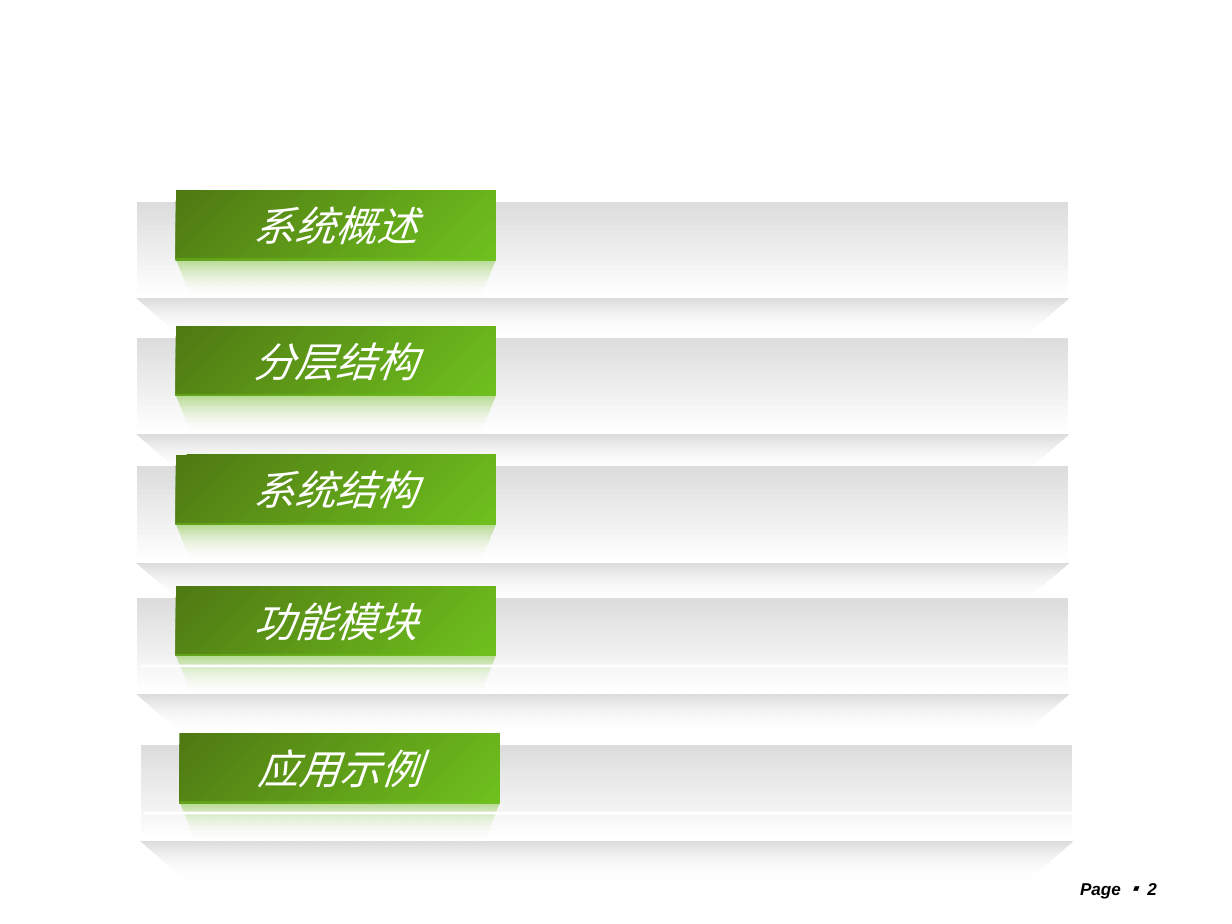
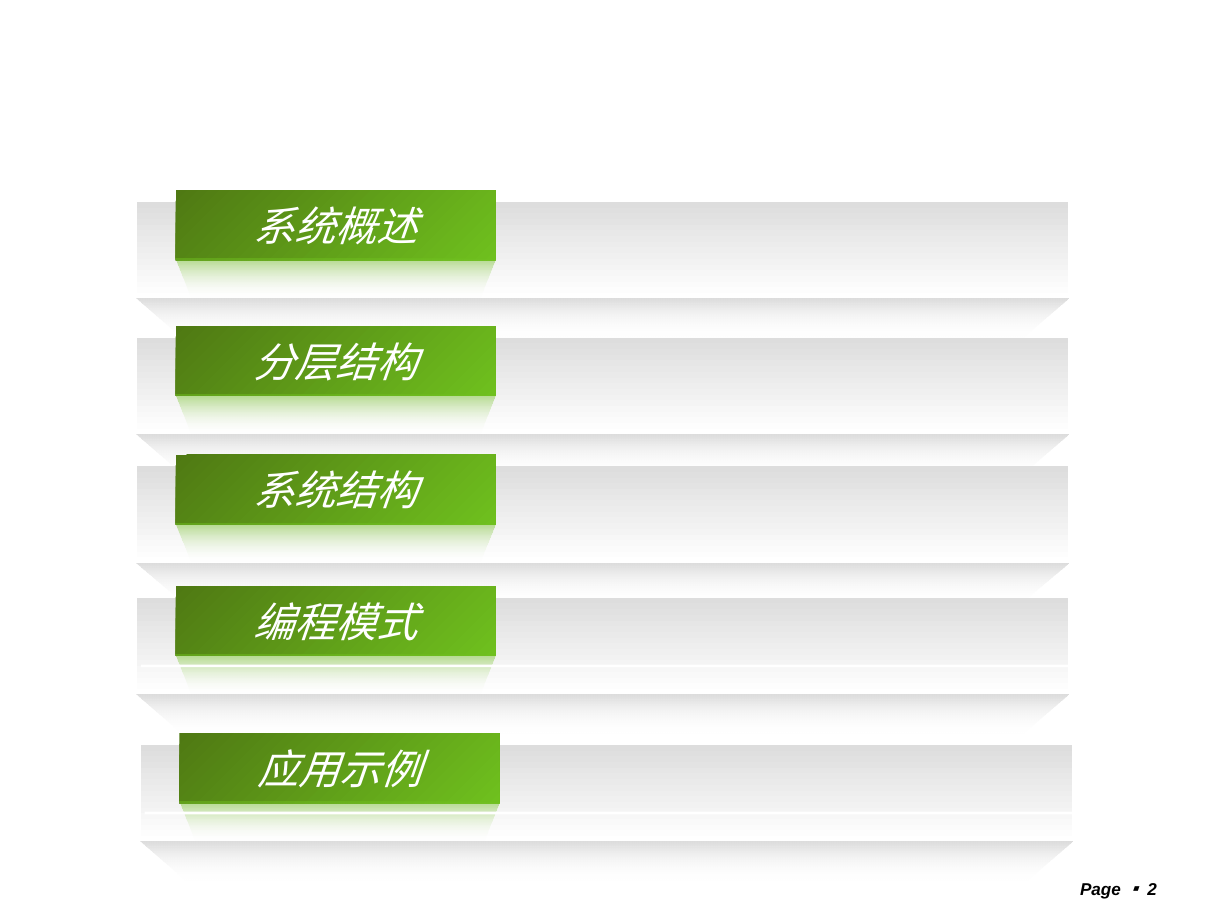
Before and after one commit to machicao2013/mooon, a slide deck: slide 2 of distributed_platform/docs/mooon.ppt. Drawn at 1232x924 pixels with LibreOffice and Linux fonts; fonts in the diff are those of the drawing; background and template pictures are left out. Boxes give left, top, right and bottom in pixels: in the first picture for what was removed or moved away, otherwise in the second. Text is boxed around its words. In the diff, an @@ line names an element or a change of style, - is before the commit and + after.

```diff
--- a/distributed_platform/docs/mooon.ppt
+++ b/distributed_platform/docs/mooon.ppt
@@ text in rectangle at (254, 602, 418, 641): text changed @@
-功能模块
+编程模式
```
Also in this commit, not shown: 3 other slides changed, 2 slides added, 2 slides removed.
